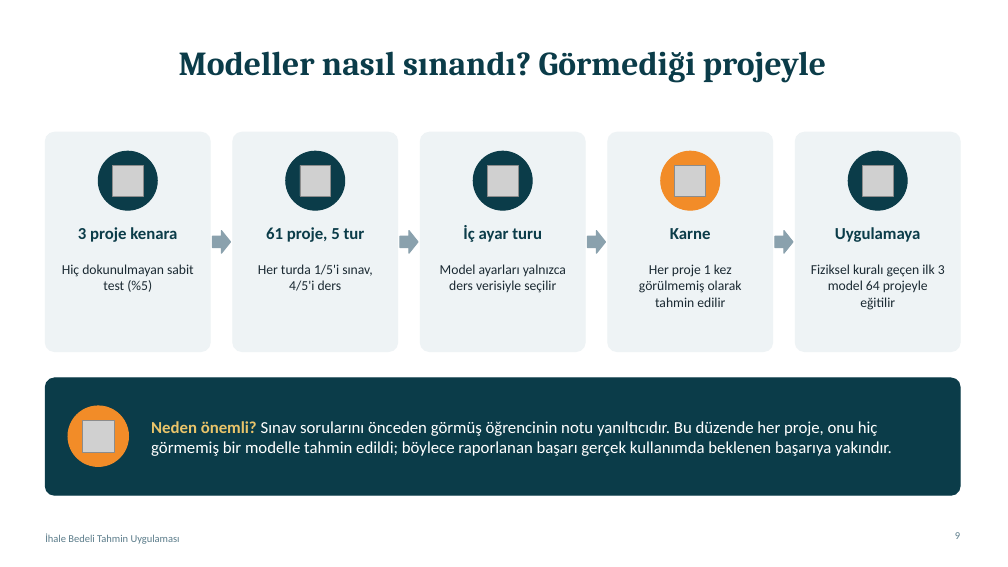
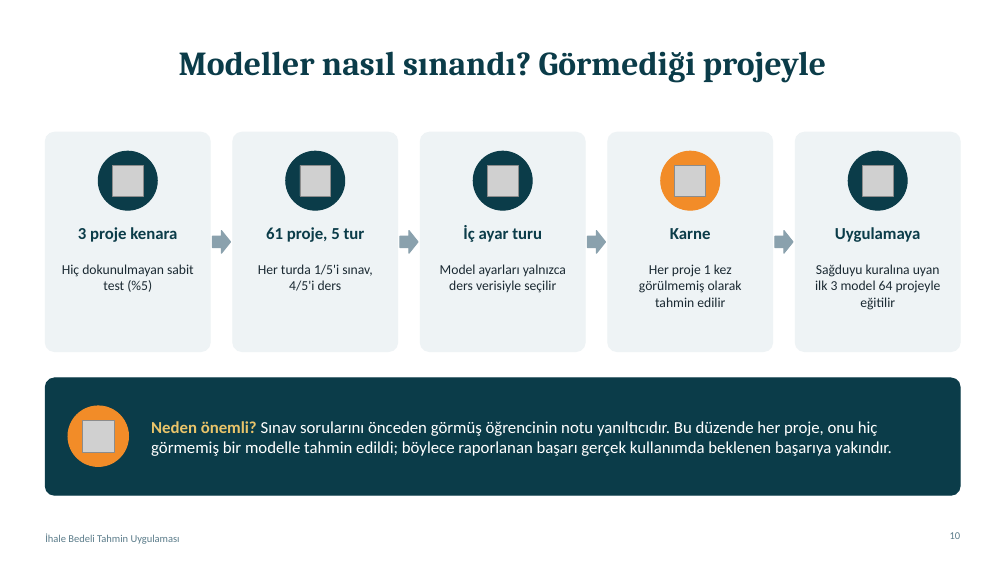
Before and after one commit to furkanatlan/ihale_tahmin, a slide deck: slide 10 of sunum/ihale_tahmin_sunumu.pptx (slide 9 before the commit). Drawn at 1008x567 pixels with LibreOffice and Linux fonts; fonts in the diff are those of the drawing; grey boxes stand for pictures. Boxes give left, top, right and bottom in pixels: in the first picture for what was removed or moved away, otherwise in the second. Text is boxed around its words. In the diff, an @@ line names an element or a change of style, - is before the commit and + after.

```diff
--- a/sunum/ihale_tahmin_sunumu.pptx
+++ b/sunum/ihale_tahmin_sunumu.pptx
@@ text at [815, 264, 941, 310]: text changed @@
-Fiziksel kuralı geçen ilk 3 model 64 projeyle eğitilir
+Sağduyu kuralına uyan ilk 3 model 64 projeyle eğitilir
@@ page number at [950, 532, 961, 539]: text changed @@
-9
+10
```
Also in this commit, not shown: 7 other slides changed, 3 slides added, 1 slide removed.
